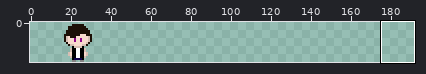
A sprite sheet gets an edit: beta_sprites/ash_m.png. Above: a wide view before the commit, with the close-up outlined.
Close-up. First the earlier version:
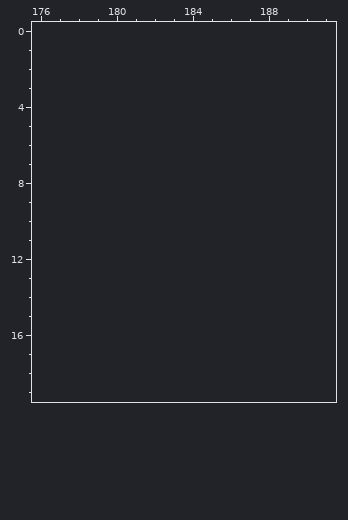
The file is 16x20 pixels. Shown: x 176..191, y 0..19. The old version is drawn lined up with the new one, on the new canvas. The commit also changed other parts of the picture, which this record leaves out.
After:
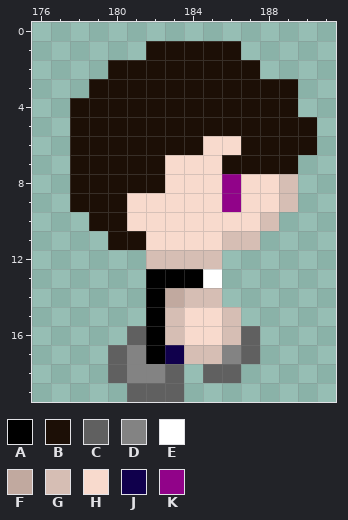
Palette (. is transparent): A #000000  B #1c0f06  C #606060  D #838383  E #ffffff  F #c1a99f  G #d6beb4  H #f8dacd  J #10004c  K #910389
Edits made:
canvas 16x20 -> 192x20, the old top-left corner now at 16,0
Colour A now appears in row 13 at x 182 to 184; in rows 14 to 17 at x 182.
Colour B now appears in row 1 at x 182 to 186; in row 2 at x 180 to 187; in row 3 at x 179 to 189; in row 4 at x 178 to 189; in row 5 at x 178 to 190; in row 6 at x 178 to 184 and 187 to 190.
Colour B now appears in row 7 at x 178 to 182 and 186 to 189; in row 8 at x 178 to 182; in row 9 at x 178 to 180; in row 10 at x 179 to 180; in row 11 at x 180 to 181.
Colour C now appears in row 16 at x 181 and 187; in row 17 at x 180 and 187; in row 18 at x 180, 183 and 185 to 186; in row 19 at x 181 to 183.
Colour D now appears in row 17 at x 181 and 186; in row 18 at x 181 to 182.
Colour E now appears in row 13 at x 185.
Colour F now appears in row 14 at x 183.
Colour G now appears in rows 8 to 9 at x 189; in row 10 at x 188; in row 11 at x 186 to 187; in row 12 at x 182 to 185; in row 14 at x 184 to 185; in rows 15 to 16 at x 183 and 186.
Colour G now appears in row 17 at x 184 to 185.
Colour H now appears in row 6 at x 185 to 186; in row 7 at x 183 to 185; in row 8 at x 183 to 185 and 187 to 188; in row 9 at x 181 to 185 and 187 to 188; in row 10 at x 181 to 187; in row 11 at x 182 to 185.
Colour H now appears in rows 15 to 16 at x 184 to 185.
Colour J now appears in row 17 at x 183.
Colour K now appears in rows 8 to 9 at x 186.
Where, in picture pixels (left, top, right, bottom), the same in both close-ups:
added: (70, 41, 317, 402)
